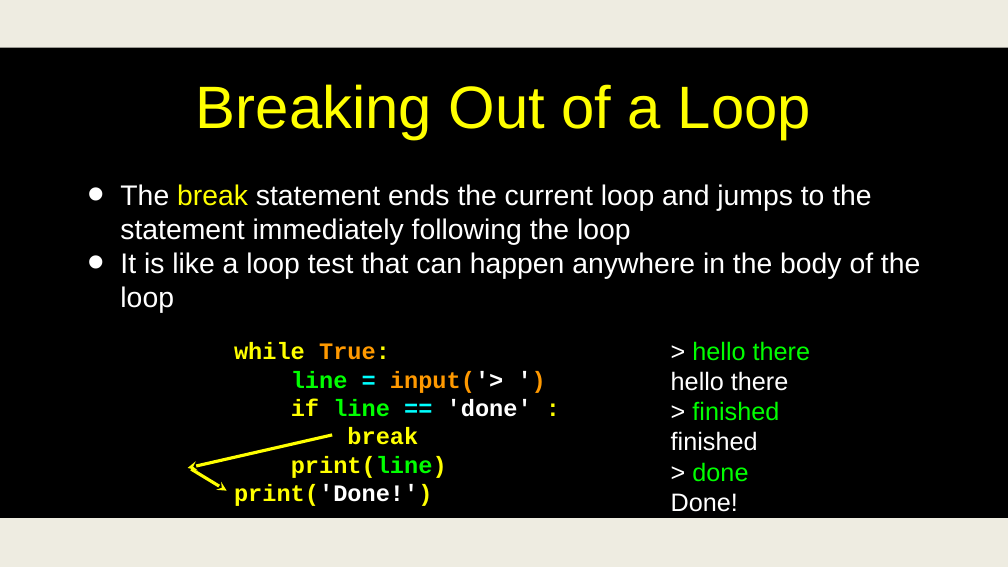
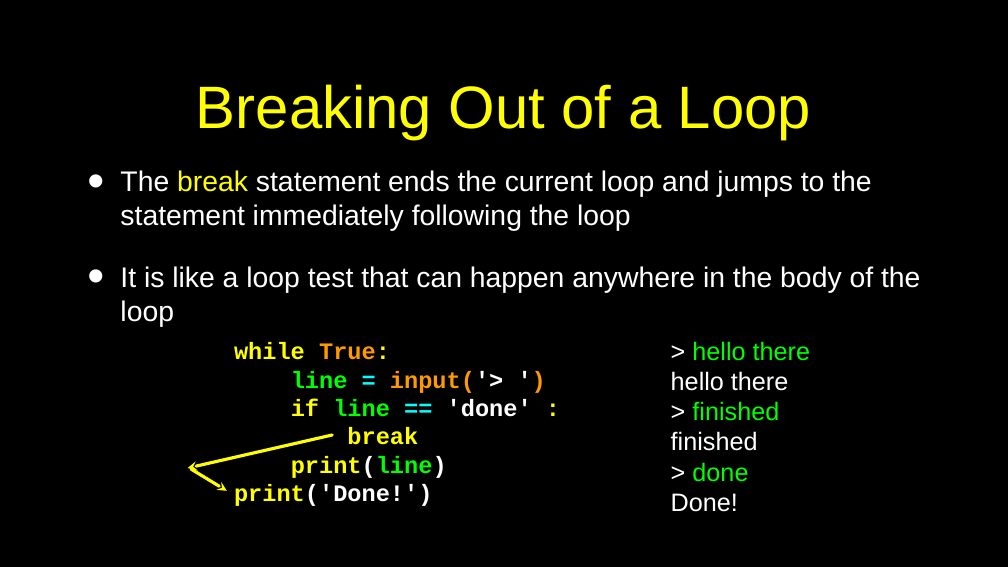
Before and after one commit to csev/py4e, a slide deck: slide 6 of lectures3/Pythonlearn-05-Iterations.pptx. Drawn at 1008x567 pixels with LibreOffice and Linux fonts; fonts in the diff are those of the drawing. Boxes give left, top, right and bottom in pixels: in the first picture for what was removed or moved away, otherwise in the second. Text is boxed around its words. In the diff, an @@ line names an element or a change of style, - is before the commit and + after.

```diff
--- a/lectures3/Pythonlearn-05-Iterations.pptx
+++ b/lectures3/Pythonlearn-05-Iterations.pptx
@@ rectangle removed at (x1=0, y1=0, x2=1008, y2=48) @@
@@ text at (x1=120, y1=266, x2=920, y2=327): more space between paragraphs @@
@@ text at (x1=234, y1=456, x2=447, y2=506): text colour #FFFF00 to #FFFFFF in "print(line)", "print('Done!')" @@
@@ rectangle at (x1=0, y1=518, x2=1008, y2=567): fill #EEECE1 to #000000 @@
```
Also in this commit, not shown: 51 other slides changed.
